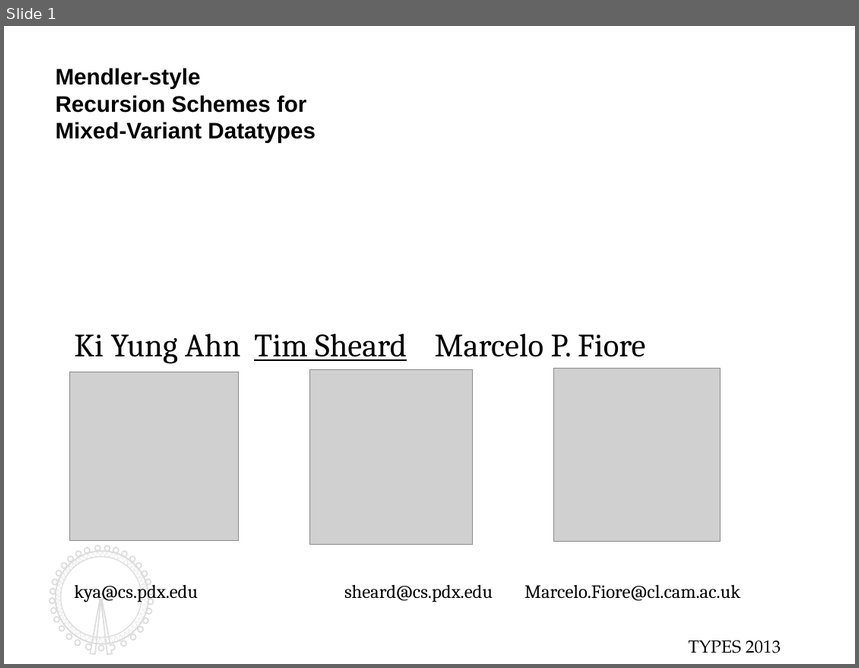
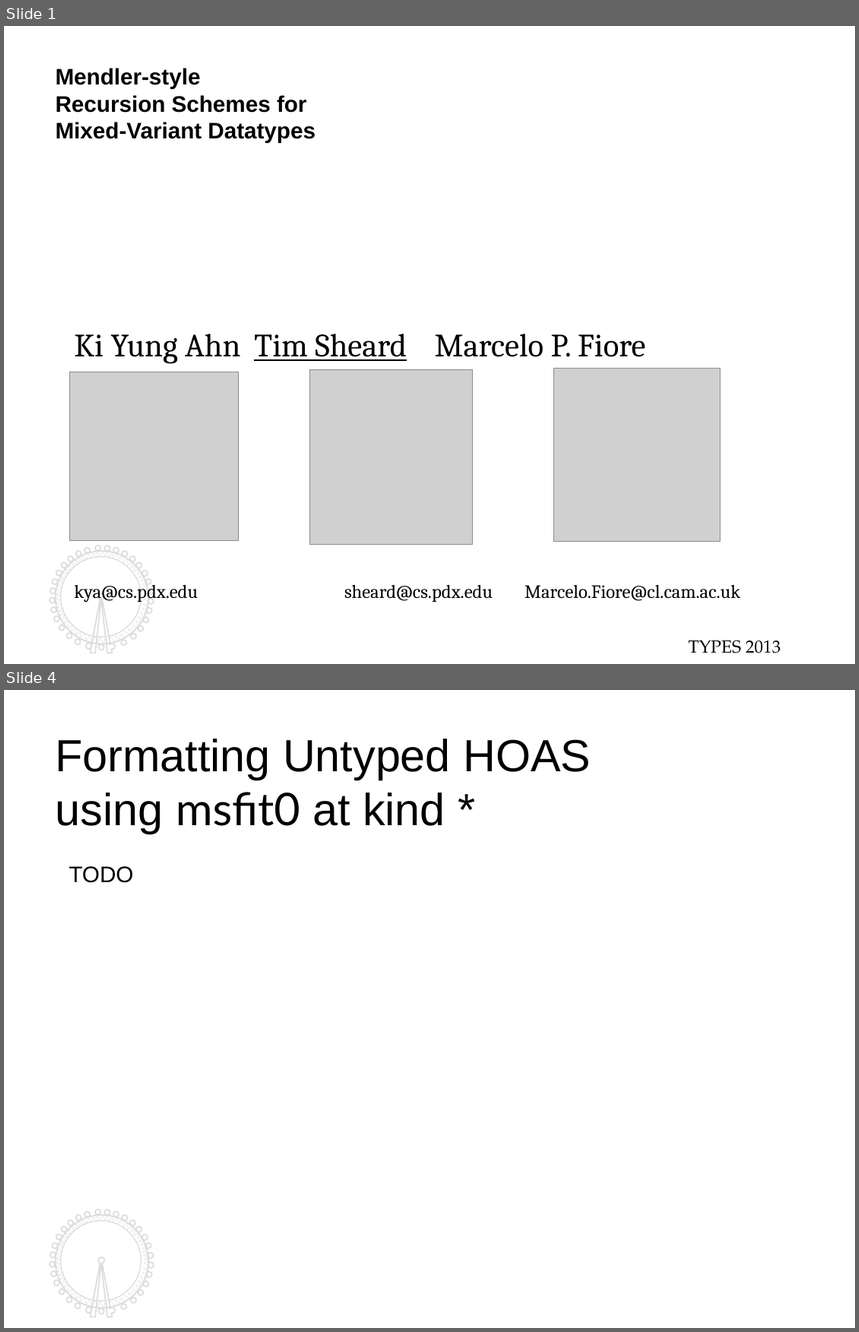
Before and after one commit to kyagrd/nax, a slide deck: trunk/draft/TYPES13/ppt/myslide.odp. Shown one above the other, each under a label of ours: slide 1 before the commit, slides 1 and 4 after it; the slides between them are not shown. The pictures are 859x668 and 859x1332 pixels, drawn with LibreOffice and Linux fonts; fonts in the diff are those of the drawing; grey boxes stand for pictures. Boxes give left, top, right and bottom in pixels: in the first picture for what was removed or moved away, otherwise in the second. Text is boxed around its words. In the diff, an @@ line names an element or a change of style, - is before the commit and + after.

```diff
--- a/trunk/draft/TYPES13/ppt/myslide.odp
+++ b/trunk/draft/TYPES13/ppt/myslide.odp
@@ slide 4 added at [4, 690, 855, 1328], background #FFFFFF; not listed: 4 template elements that a slide beside it also shows @@
@@ text added at [56, 739, 591, 834], 36 pt, text #000000 @@
+Formatting Untyped HOAS
+using msfit0 at kind *
@@ text added at [69, 866, 133, 883], 18 pt, text #000000 @@
+TODO
@@ slide 1 changed as well @@
@@ freeform shape at [49, 547, 154, 655]: outline redrawn @@
```
Also in this commit, not shown: 2 other slides changed, 5 other slides added, 3 slides removed, 1 other file.
